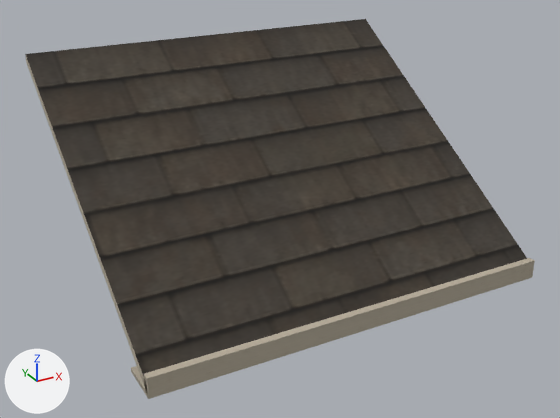
Before and after pictures for a commit that changed the glTF model assets/environments/outdoor/props/house_roof_slope.glb.
Both versions are drawn from a 50 mm camera at (-2.94, -5.33, 3.16) aimed at (-0.08, -0.12, 0.55). Every picture has the same lights, and +X, +Y and +Z are marked at lower left. The older version comes first. Vertices at exactly the same position are counted once.

The first picture shows 'outdoor_house_roof_slope'.
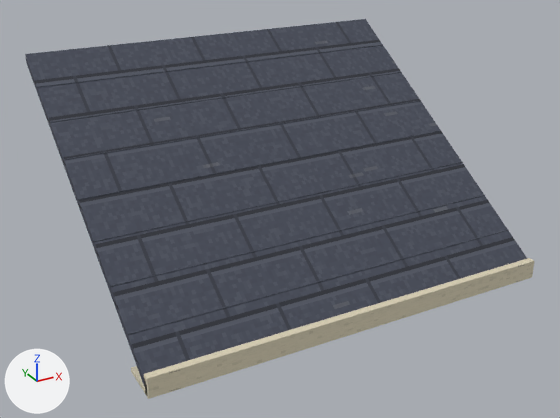
Pixel boxes (x1, y1, x2, y2) of what changed, in the pictures (560 x 418 px):
'outdoor_house_roof_slope', reshaped: before (25, 19, 535, 399); after (25, 19, 534, 399)
part 1 of me_outdoor_house_roof_slope, added: after (128, 229, 509, 335)
part 2 of me_outdoor_house_roof_slope, added: after (110, 195, 485, 287)
part 3 of me_outdoor_house_roof_slope, added: after (94, 162, 463, 242)
part 4 of me_outdoor_house_roof_slope, added: after (78, 130, 441, 200)
part 5 of me_outdoor_house_roof_slope, added: after (64, 100, 421, 160)
part 6 of me_outdoor_house_roof_slope, added: after (50, 72, 402, 124)
part 7 of me_outdoor_house_roof_slope, added: after (37, 44, 383, 88)
part 8 of me_outdoor_house_roof_slope, cut back: before (25, 55, 535, 399); after (25, 55, 534, 399)
part 9 of me_outdoor_house_roof_slope, recoloured: (25, 19, 527, 377) in both

The change in detail:
Picture 'house_roof_slope' (img_house_roof_slope) is new.
Material 'trim' (mat_trim) is new.
Its texture is img_house_roof_slope.
Its roughness is 0.87.
Material 'roof' (mat_roof) is new.
Its texture is img_house_roof_slope.
Its roughness is 0.87.
Material 'post' (mat_post) is new.
Its texture is img_house_roof_slope.
Its roughness is 0.87.
me_outdoor_house_roof_slope is used by ob_outdoor_house_roof_slope; location (0.0, 0.0, 0.0).
me_outdoor_house_roof_slope had 22 vertices, 36 faces and spanned x -1.7..1.7, y -1.3..1.3, z 0.0..1.75.
me_outdoor_house_roof_slope no longer uses material mat_roof_trim.
me_outdoor_house_roof_slope now has 96 vertices, 152 faces and spans x -1.7..1.7, y -1.3..1.3, z 0.0..1.75.
me_outdoor_house_roof_slope part 1: a new loose piece, a box spanning x -1.7..1.7, y -0.973..-0.959, z 0.297..0.31, in mat_roof (picture img_house_roof_slope).
me_outdoor_house_roof_slope part 2: a new loose piece, a box spanning x -1.7..1.7, y -0.65..-0.635, z 0.503..0.516, in mat_roof (picture img_house_roof_slope).
me_outdoor_house_roof_slope part 3: a new loose piece, a box spanning x -1.7..1.7, y -0.326..-0.312, z 0.709..0.722, in mat_roof (picture img_house_roof_slope).
me_outdoor_house_roof_slope part 4: a new loose piece, a box spanning x -1.7..1.7, y -0.002..0.012, z 0.915..0.928, in mat_roof (picture img_house_roof_slope).
me_outdoor_house_roof_slope part 5: a new loose piece, a box spanning x -1.7..1.7, y 0.322..0.336, z 1.122..1.135, in mat_roof (picture img_house_roof_slope).
me_outdoor_house_roof_slope part 6: a new loose piece, a box spanning x -1.7..1.7, y 0.645..0.66, z 1.328..1.341, in mat_roof (picture img_house_roof_slope).
me_outdoor_house_roof_slope part 7: a new loose piece, a box spanning x -1.7..1.7, y 0.969..0.983, z 1.534..1.547, in mat_roof (picture img_house_roof_slope).
Part 8, on me_outdoor_house_roof_slope:
2 vertices are removed from x -1.7..1.7, y -1.24, z 0.04.
29 faces are deleted.
20 vertices are added at x -1.7..1.7, y -1.3..-1.24, z 0.0..0.16.
6 new faces join them, mat_roof (picture img_house_roof_slope).
43 new faces join them, mat_trim (picture img_house_roof_slope).
12 new faces join them, mat_post (picture img_house_roof_slope).
me_outdoor_house_roof_slope part 9: 2 faces spanning x -1.7..1.7, y -1.29..1.3, z 0.1..1.75 switch from mat_roof_shingle to mat_roof (picture img_house_roof_slope).
me_outdoor_house_roof_slope gains material mat_trim (picture img_house_roof_slope).
me_outdoor_house_roof_slope gains material mat_post (picture img_house_roof_slope).
